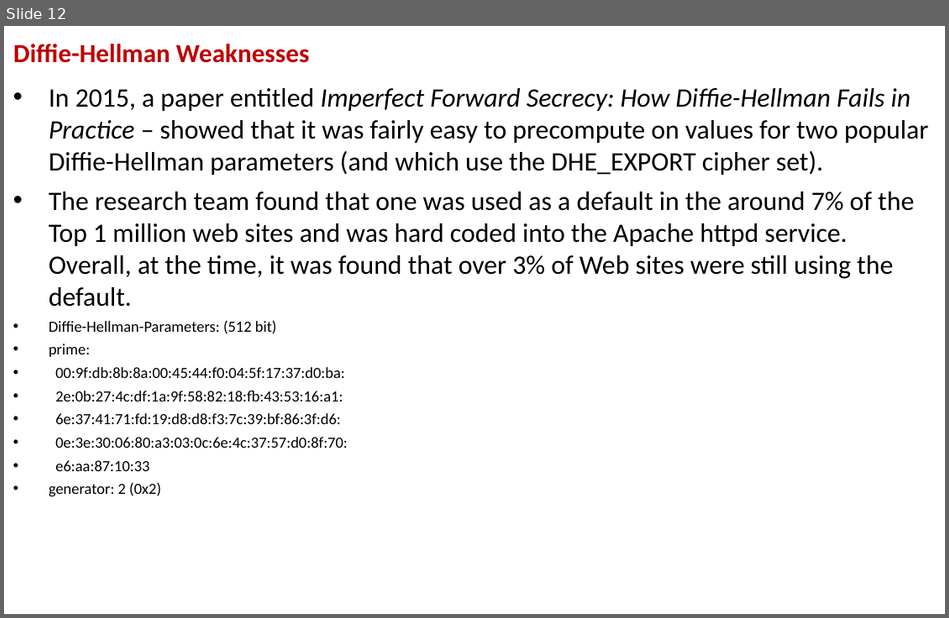
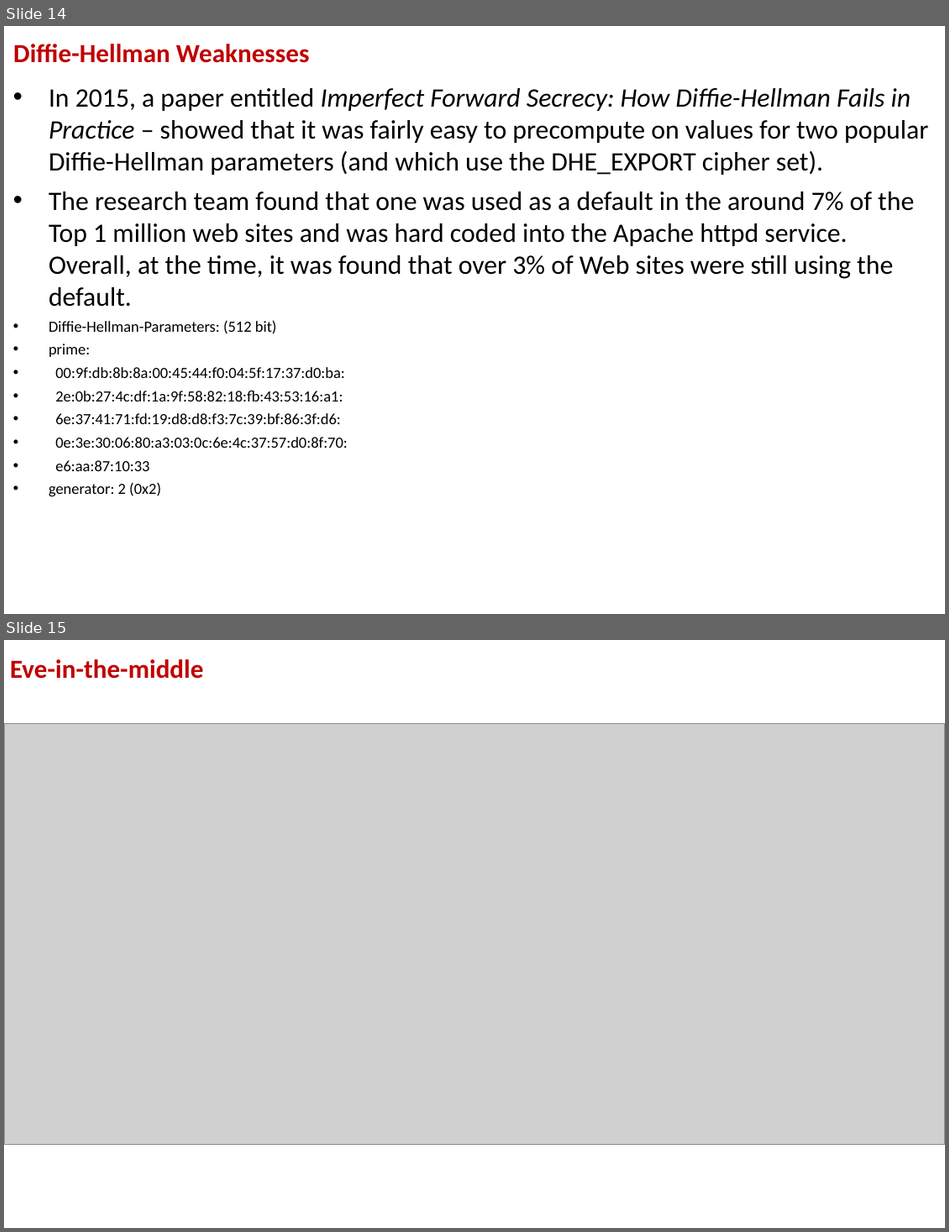
Before and after one commit to billbuchanan/csn09112, a slide deck: week06_public_key/lecture/chapter05_key_exchange.ppt. Shown one above the other, each under a label of ours: slide 12 before the commit, slides 14 and 15 after it. The pictures are 949x618 and 949x1232 pixels, drawn with LibreOffice and Linux fonts; fonts in the diff are those of the drawing; grey boxes stand for pictures. Boxes give left, top, right and bottom in pixels: in the first picture for what was removed or moved away, otherwise in the second. Text is boxed around its words. In the diff, an @@ line names an element or a change of style, - is before the commit and + after.

```diff
--- a/week06_public_key/lecture/chapter05_key_exchange.ppt
+++ b/week06_public_key/lecture/chapter05_key_exchange.ppt
@@ slide 15 added at <box>4,640,945,1228</box>, background #FFFFFF @@
@@ text added at <box>10,659,203,679</box>, 20 pt, text #C00000, bold @@
+Eve-in-the-middle
@@ picture added at <box>4,724,945,1144</box> @@
@@ what was slide 12 is now slide 14 @@
```
Also in this commit, not shown: 3 slides changed, 5 other slides added, 3 slides removed, 6 other files.
